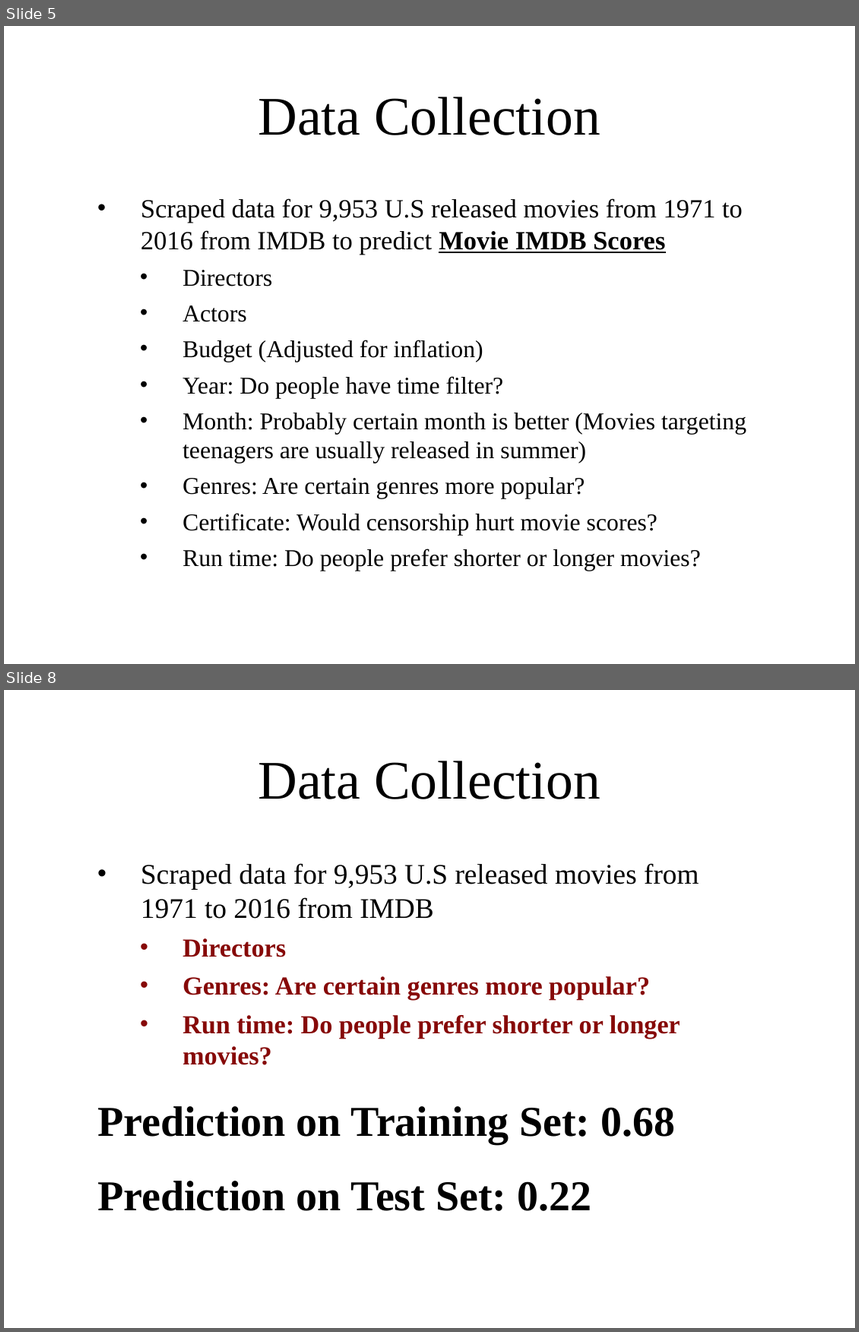
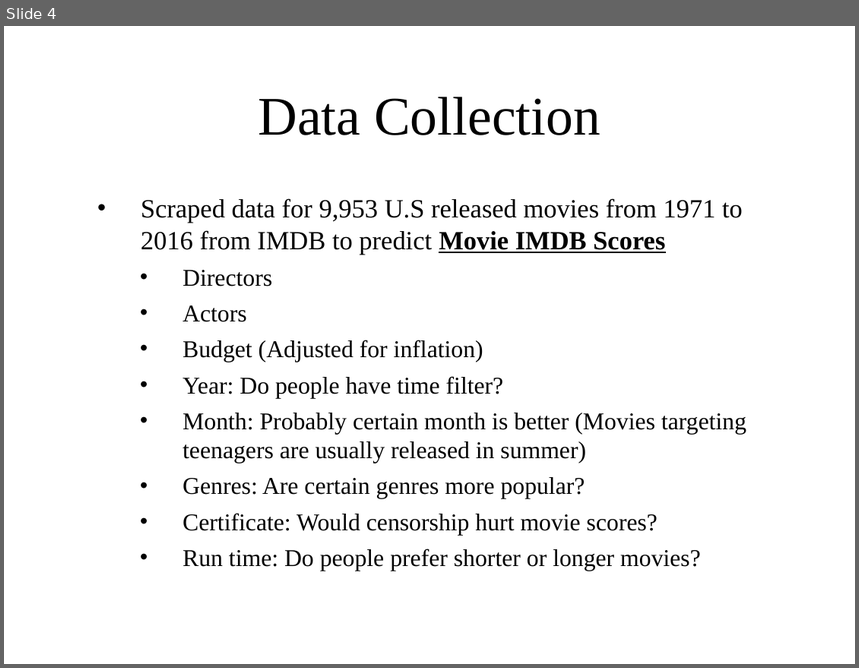
Before and after one commit to lois19881988/TDI_Capstone_submission, a slide deck: Capstone final.pptx. Shown one above the other, each under a label of ours: slides 5 and 8 before the commit, slide 4 after it; the slides between them are not shown. The pictures are 859x1332 and 859x668 pixels, drawn with LibreOffice and Linux fonts; fonts in the diff are those of the drawing; background and template pictures are left out. Boxes give left, top, right and bottom in pixels: in the first picture for what was removed or moved away, otherwise in the second. Text is boxed around its words. In the diff, an @@ line names an element or a change of style, - is before the commit and + after.

```diff
--- a/Capstone final.pptx
+++ b/Capstone final.pptx
@@ slide 8 removed at [4,690,855,1328], background picture (left out) @@
@@ title removed at [259,761,601,799] @@
-Data Collection
@@ text removed at [97,863,699,1211] @@
-• Scraped data for 9,953 U.S released movies from 1971 to 2016 from IMDB
-  • Directors
-  • Genres: Are certain genres more popular?
-  • Run time: Do people prefer shorter or longer movies?
-Prediction on Training Set: 0.68
-Prediction on Test Set: 0.22
@@ what was slide 5 is now slide 4 @@
```
Also in this commit, not shown: 2 slides changed, 2 other slides removed.
